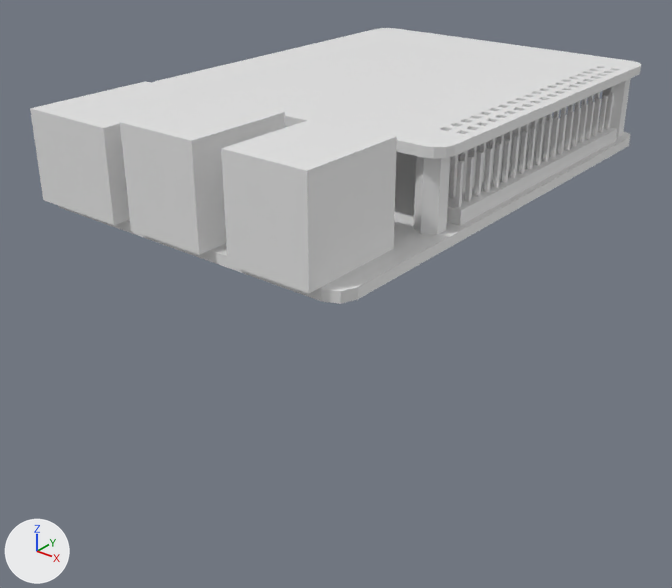
A saved change to the Blender file robot_1.blend.
Both versions are drawn from a camera (50 mm lens) standing at (8.76, -11.81, 4.77) and looking at (-0.1, -0.73, -2.1). The axes (+X, +Y, +Z) are drawn at lower left. The lights are the same throughout.

In view in the first picture: 'Cube.001', 'Cylinder (0.220)', 'acrylic.001', 'ethernet', 'pi board', 'usb1', 'usb2'.
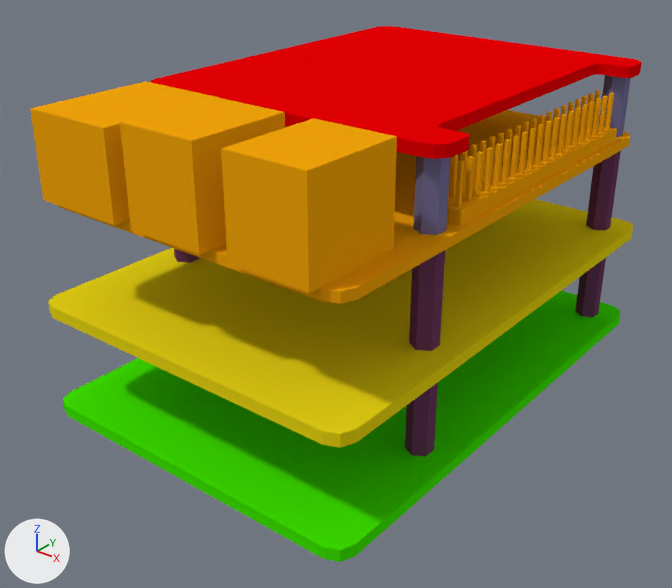
Diff of the bpy script that builds the scene:
```diff
--- a/robot_1.blend.py
+++ b/robot_1.blend.py
@@ mat_raspberry_pi_b @@
+mat_raspberry_pi_b = diffuse_material('raspberry pi b+')
+mat_raspberry_pi_b.base_color = (0.893, 0.375, 0.0033)  # orange #f3a50b
@@ me_cube_003 @@
 # used by ob_cube_001; location = (2.45, 1.0, 0.33); rotation_euler = (0.0, 0.0, 1.571), in degrees (0, 0, 90)
-me_cube_003.from_pydata(...)  # 640 vertices, 560 faces; spans x -2.54..2.54, y -0.25..0.25, z -0.25..0.6
+me_cube_003.from_pydata(...)  # 760 vertices, 632 faces; spans x -5.46..3.25, y -0.35..5.25, z -0.41..1.23
+# me_cube_003 part 1: a new loose piece, a box spanning x -5.44..-3.76, y -0.01..1.3, z -0.25..1.23, in mat_raspberry_pi_b (orange #f3a50b)
+# me_cube_003 part 2: a new loose piece, a box spanning x -5.44..-3.76, y 1.8..3.11, z -0.25..1.23, in mat_raspberry_pi_b (orange #f3a50b)
+# me_cube_003 part 3: a new loose piece, a box spanning x -5.46..-3.37, y 3.43..5.02, z -0.25..1.1, in mat_raspberry_pi_b (orange #f3a50b)
+# me_cube_003 part 4: a new loose piece of 96 vertices spanning x -5.25..3.25, y -0.35..5.25, z -0.41..-0.25, in mat_raspberry_pi_b (orange #f3a50b)
+# me_cube_003 part 5: 560 faces spanning x -2.54..2.54, y -0.25..0.25, z -0.25..0.6 switch from no material to mat_raspberry_pi_b (orange #f3a50b)
@@ me_cylinder @@
 me_cylinder.from_pydata(...)  # 48 vertices, 32 faces; spans x -5.09..0.19, y -6.02..0.22, z -0.55..0.55
+me_cylinder.materials.append(mat_standoff_11mm)  # blue #75719c
@@ ob_acrylic_001 @@
 ob_acrylic_001.location = (0.0, 1.0, 1.25)
+ob_acrylic_001.hide_set(True)  # its collection is switched off
@@ ob_pi_board @@
-ob_pi_board = bpy.data.objects.new('pi board', me_cube_002)
@@ ob_usb2 @@
-ob_usb2 = bpy.data.objects.new('usb2', me_cube_008)
@@ ob_usb1 @@
-ob_usb1 = bpy.data.objects.new('usb1', me_cube_007)
@@ ob_ethernet @@
-ob_ethernet = bpy.data.objects.new('ethernet', me_cube_004)
@@ ob_acrylic @@
+ob_acrylic = bpy.data.objects.new('acrylic', me_cube_005)  # 56 vertices, 30 faces; spans x -2.8..2.8, y -3.25..3.25, z -0.09..0.09; in mat_cut_acrylic_1 (red #e70004)
+ob_acrylic.location = (0.0, 1.0, 1.27)
@@ ob_cylinder__0_220__001 @@
+ob_cylinder__0_220__001 = bpy.data.objects.new('Cylinder (0.220).001', me_cylinder_005)  # a 6-sided cylinder along z spanning x -0.19..0.19, y -0.22..0.22, z -0.8..0.8; a 6-sided cylinder along z spanning x -0.19..0.19, y -6.02..-5.58, z -0.8..0.8; a 6-sided cylinder along z spanning x -5.09..-4.71, y -6.02..-5.58, z -0.8..0.8; a 6-sided cylinder along z spanning x -5.09..-4.71, y -0.22..0.22, z -0.8..0.8; in mat_standoff_16mm (dark purple #6b3a5e)
+ob_cylinder__0_220__001.location = (2.45, 3.9, -0.88)
@@ ob_6x9x0_2 @@
+ob_6x9x0_2 = bpy.data.objects.new('6x9x0.2', me_cube_015)  # 24 vertices, 14 faces; spans x -3.0..3.0, y -4.5..4.5, z -0.1..0.1; in mat_cut_acrylic_2 (yellow #e7d514)
+ob_6x9x0_2.location = (0.0, 0.0, -1.78)
@@ ob_6x9x0_000 @@
+ob_6x9x0_000 = bpy.data.objects.new('6x9x0.000', me_cube_000)  # 24 vertices, 14 faces; spans x -3.0..3.0, y -4.5..4.5, z -0.1..0.1; in mat_cut_acrylic_3 (green #3ee700)
+ob_6x9x0_000.location = (0.0, 0.0, -3.58)
@@ ob_cylinder__0_220__002 @@
+ob_cylinder__0_220__002 = bpy.data.objects.new('Cylinder (0.220).002', me_cylinder_005.copy())
+ob_cylinder__0_220__002.location = (2.45, 3.9, -2.68)
```

Boxes (x1, y1, x2, y2) around the edits, measured in the pictures (672 x 588 px):
'6x9x0.2', added (yellow)
    after: (48, 199, 633, 448)
'6x9x0.000', added (green)
    after: (63, 290, 620, 562)
'acrylic.001', hidden
    before: (152, 28, 641, 159)
'acrylic', added (red)
    after: (151, 26, 642, 159)
'usb2', deleted
    before: (221, 119, 397, 294)
'usb1', deleted
    before: (120, 97, 285, 255)
'ethernet', deleted
    before: (30, 81, 218, 225)
'pi board', deleted
    before: (58, 117, 630, 304)
'Cylinder (0.220).001', added (purple)
    after: (174, 151, 621, 351)
'Cylinder (0.220)', recoloured (grey to blue)
    both: (414, 75, 631, 235)
'Cylinder (0.220).002', added (purple)
    after: (405, 258, 606, 456)
part 1 of me_cube_003, added (orange)
    after: (221, 119, 397, 294)
part 2 of me_cube_003, added (orange)
    after: (120, 97, 285, 255)
part 3 of me_cube_003, added (orange)
    after: (30, 81, 218, 225)
part 4 of me_cube_003, added
    after: (58, 110, 630, 304)
part 5 of me_cube_003, recoloured (grey to orange)
    both: (447, 92, 617, 226)
